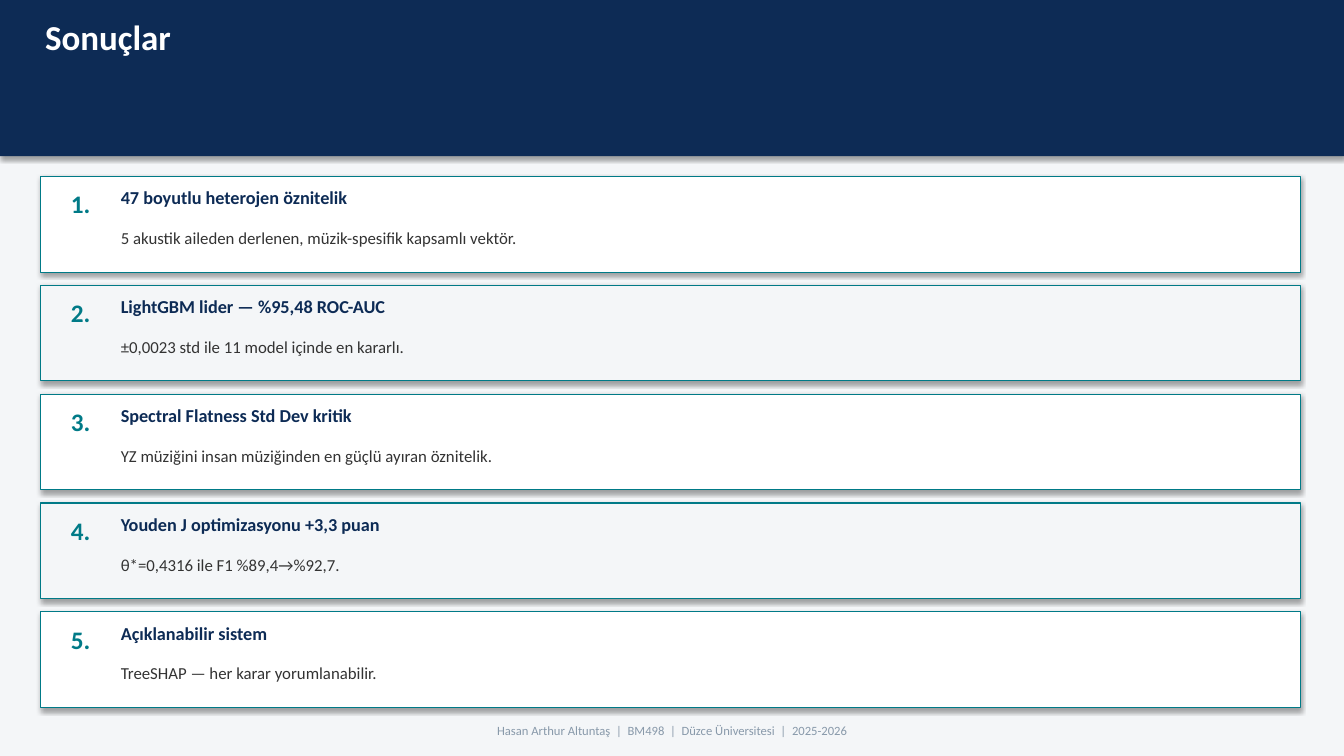
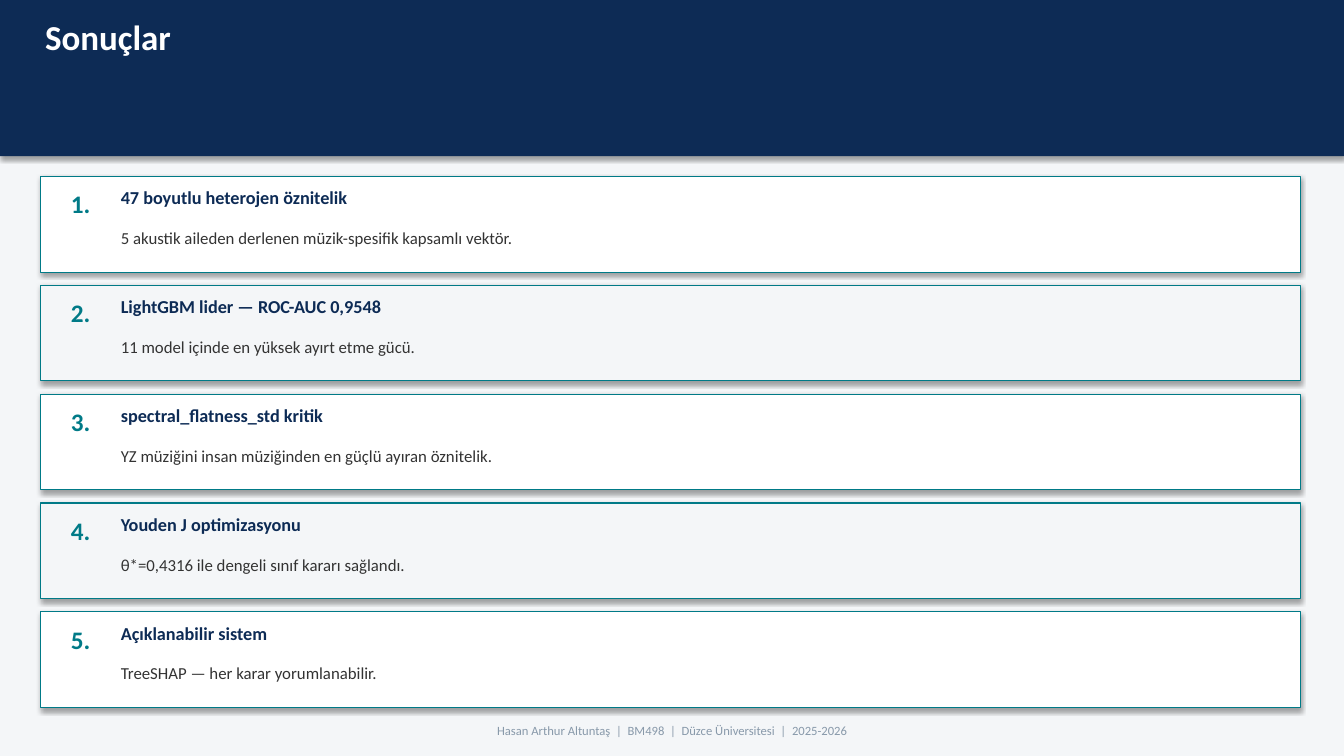
Before and after one commit to Rtur2003/CrownCode, a slide deck: slide 38 of docs/academic/TeslimEdilecekler/Sunumlar/AURIS_Tum_Sunumlar_Birlesik.pptx. Drawn at 1344x756 pixels with LibreOffice and Linux fonts; fonts in the diff are those of the drawing. Boxes give left, top, right and bottom in pixels: in the first picture for what was removed or moved away, otherwise in the second. Text is boxed around its words. In the diff, an @@ line names an element or a change of style, - is before the commit and + after.

```diff
--- a/docs/academic/TeslimEdilecekler/Sunumlar/AURIS_Tum_Sunumlar_Birlesik.pptx
+++ b/docs/academic/TeslimEdilecekler/Sunumlar/AURIS_Tum_Sunumlar_Birlesik.pptx
@@ text at box(121, 232, 512, 247): text changed @@
-5 akustik aileden derlenen, müzik-spesifik kapsamlı vektör.
+5 akustik aileden derlenen müzik-spesifik kapsamlı vektör.
@@ text at box(121, 300, 381, 316): text changed @@
-LightGBM lider — %95,48 ROC-AUC
+LightGBM lider — ROC-AUC 0,9548
@@ text at box(121, 341, 415, 356): text changed @@
-±0,0023 std ile 11 model içinde en kararlı.
+11 model içinde en yüksek ayırt etme gücü.
@@ text at box(121, 409, 323, 425): text changed @@
-Spectral Flatness Std Dev kritik
+spectral_flatness_std kritik
@@ text at box(121, 518, 301, 534): text changed @@
-Youden J optimizasyonu +3,3 puan
+Youden J optimizasyonu
@@ text at box(121, 559, 405, 574): text changed @@
-θ*=0,4316 ile F1 %89,4→%92,7.
+θ*=0,4316 ile dengeli sınıf kararı sağlandı.
```
Also in this commit, not shown: 23 other slides changed, 2 slides added, 2 slides removed, 6 other files.
